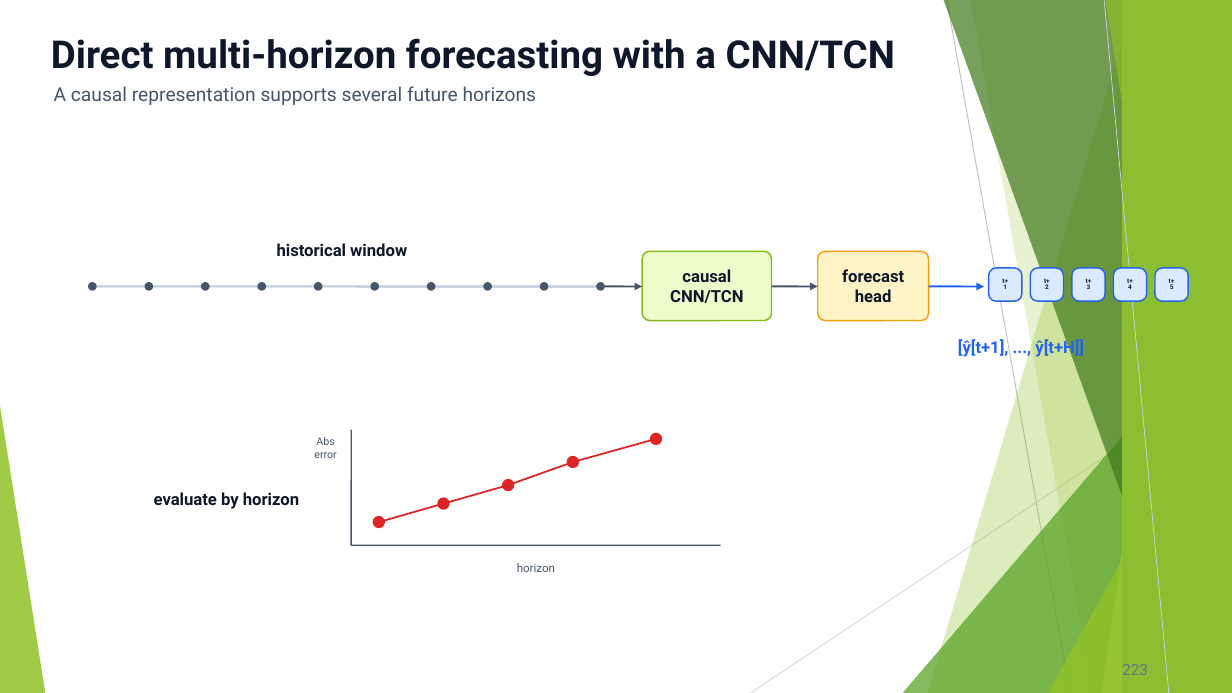
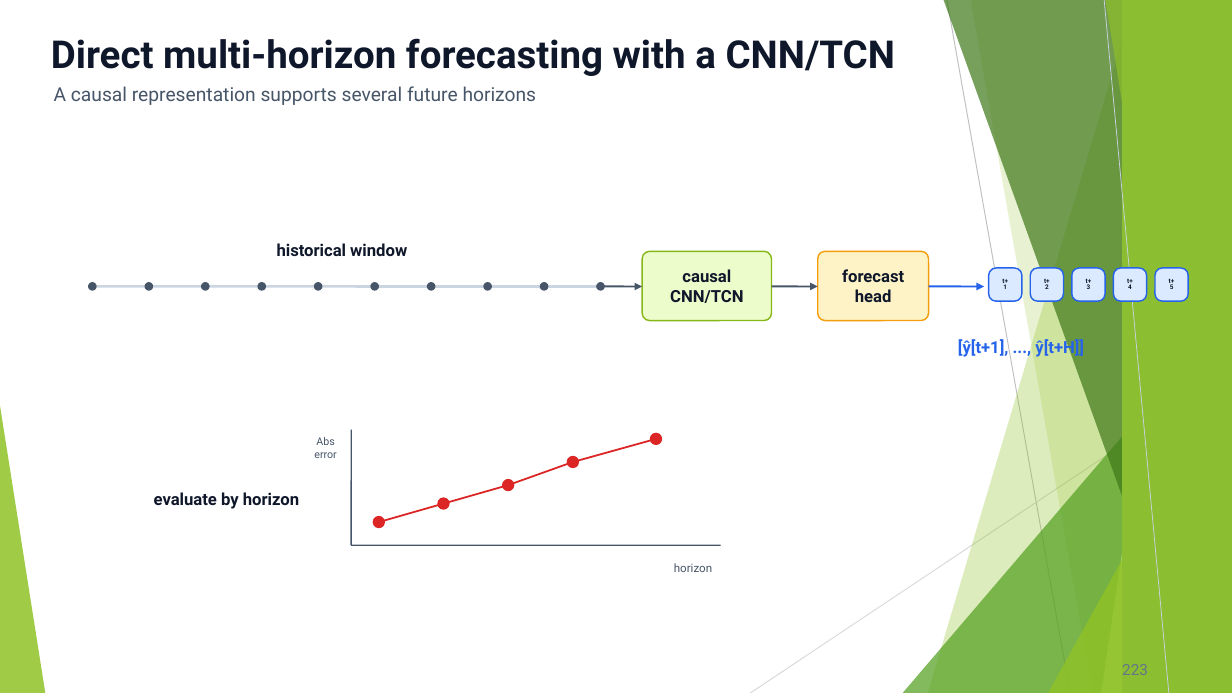
Before and after one commit to FranzGH/timeseries, a slide deck: slide 223 of Slides/05 CNNs.pptx. Drawn at 1232x693 pixels with LibreOffice and Linux fonts; fonts in the diff are those of the drawing. Boxes give left, top, right and bottom in pixels: in the first picture for what was removed or moved away, otherwise in the second. Text is boxed around its words. In the diff, an @@ line names an element or a change of style, - is before the commit and + after.

```diff
--- a/Slides/05 CNNs.pptx
+++ b/Slides/05 CNNs.pptx
@@ text "horizon": place and size @@
-text "horizon" at [517,563,555,572]
+text "horizon" at [674,563,712,572]
```
Also in this commit, not shown: 32 other slides changed, 1 slide added, 5 other files.
